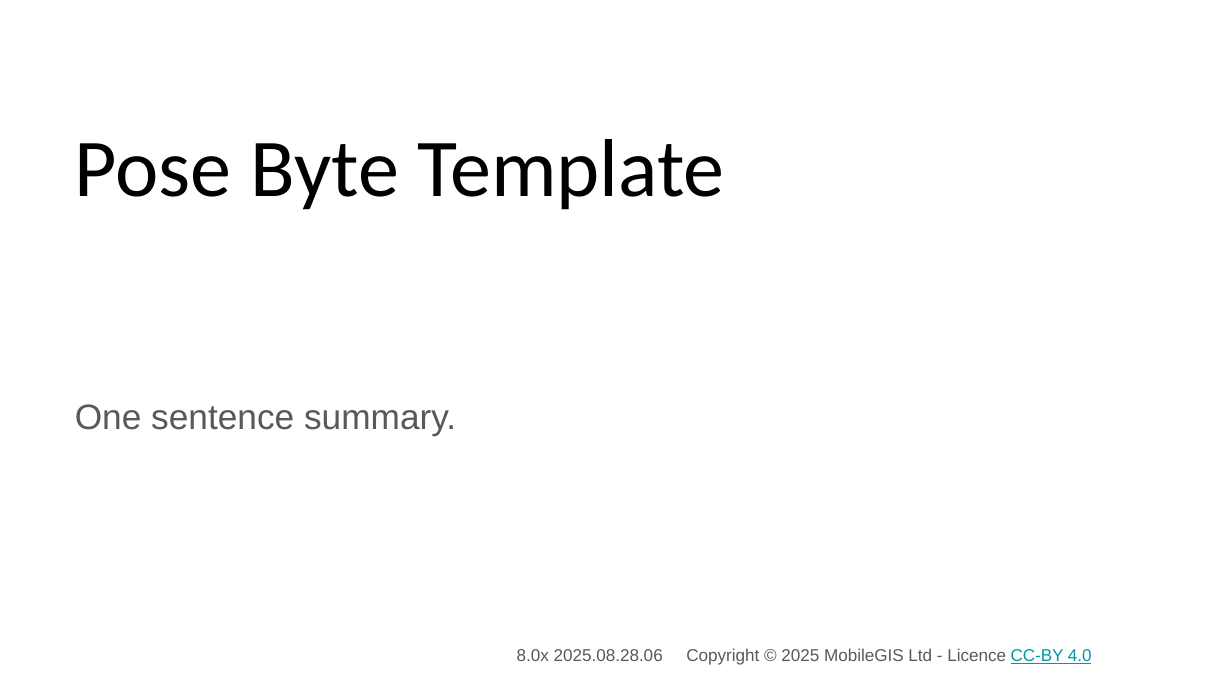
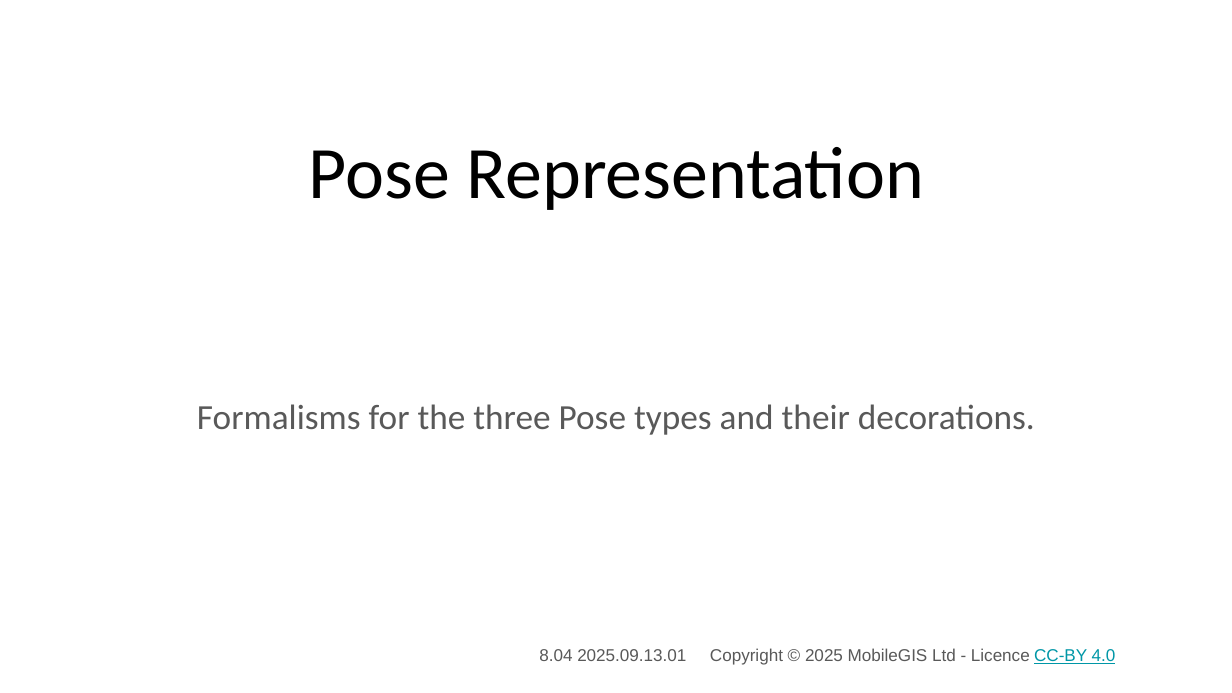
Before and after one commit to 3DXScape/PoseBits, a slide deck: slide 1 of Slides/Template/Pose Bits Slide Template.pptx. Drawn at 1232x693 pixels with LibreOffice and Linux fonts; fonts in the diff are those of the drawing; background and template pictures are left out. Boxes give left, top, right and bottom in pixels: in the first picture for what was removed or moved away, otherwise in the second. Text is boxed around its words. In the diff, an @@ line names an element or a change of style, - is before the commit and + after.

```diff
--- a/Slides/Template/Pose Bits Slide Template.pptx
+++ b/Slides/Template/Pose Bits Slide Template.pptx
@@ title at bbox=[309, 147, 924, 210]: text changed; size 48 to 43.2 pt @@
-Pose Byte Template
+Pose Representation
@@ subtitle at bbox=[197, 404, 1035, 435]: text changed; font Arial to Calibri @@
-One sentence summary.
+Formalisms for the three Pose types and their decorations.
@@ text at bbox=[539, 648, 1116, 665]: text changed @@
-8.0x 2025.08.28.06 Copyright © 2025 MobileGIS Ltd - Licence CC-BY 4.0
+8.04 2025.09.13.01 Copyright © 2025 MobileGIS Ltd - Licence CC-BY 4.0
```
Also in this commit, not shown: 17 slides added, 7 slides removed, 7 other files.
